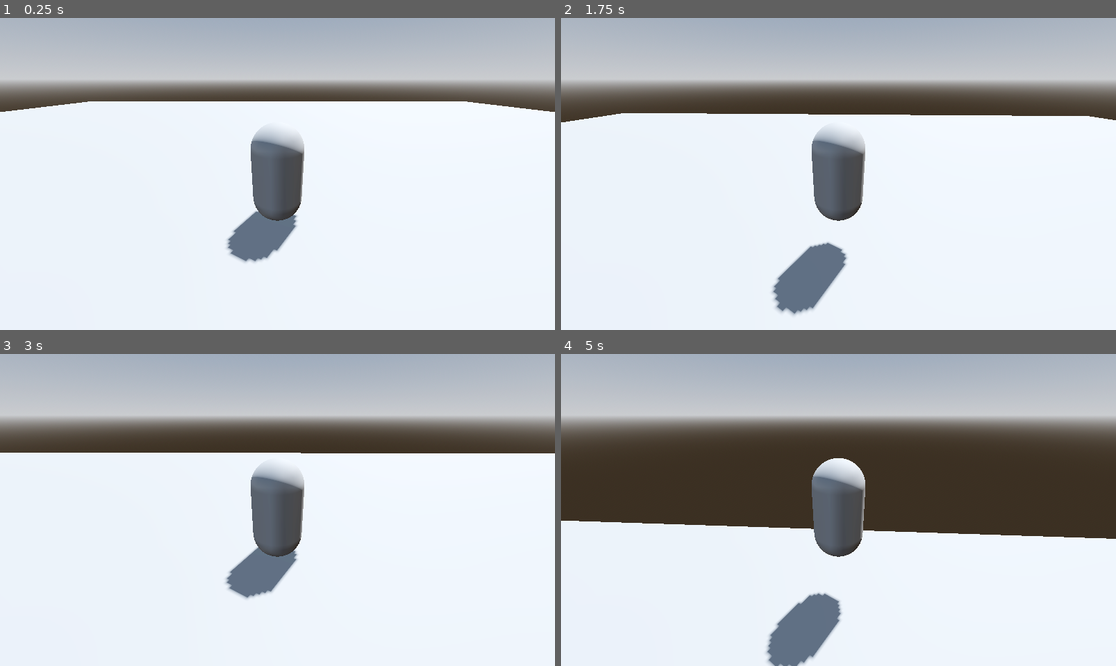
Above: before the commit, frames 1-4 (two rows, left to right).
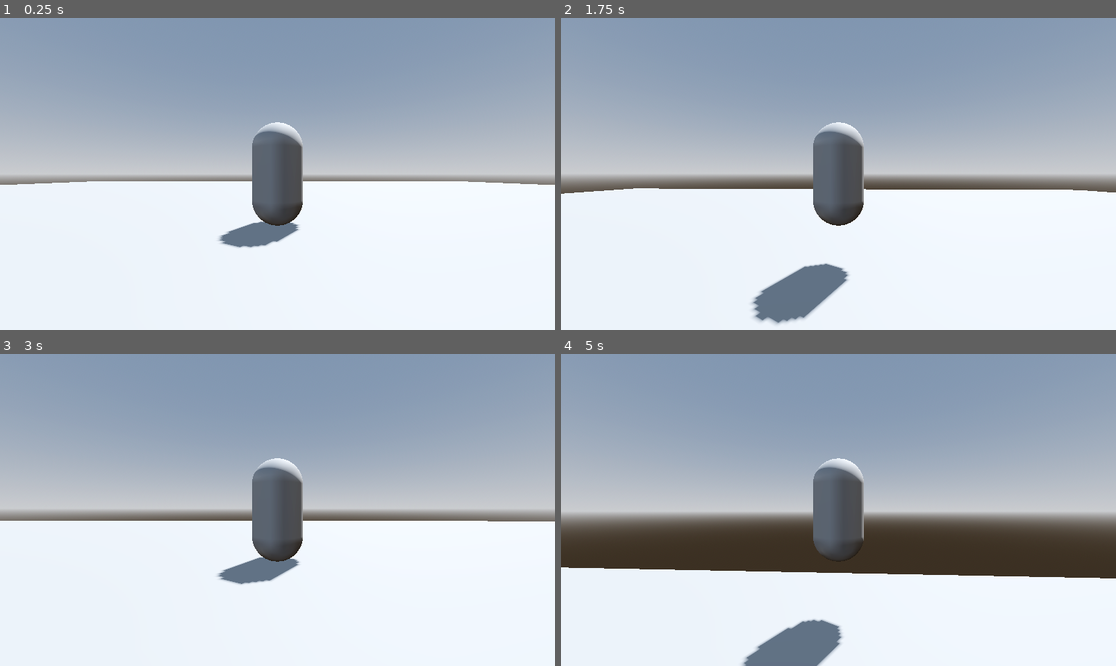
Above: after the commit, the same moments.

Repository: CafCat49/3d-rpg
Game: Godot game, scene res://Levels/level.tscn
Two runs of this game, one before a commit and one after it. Both use one fixed random seed, a clock stepped at 60 frames per second and the inputs below.
Inputs (mouse positions are in pixels of both pictures, inside the frame that each line leads up to):
- Up to frame 1 (0.25 s): no input
- Up to frame 2 (1.75 s): tap Enter (ui_accept) at 0.5, 0.77, 1.52 s; move the mouse to (866, 174) at 0.52 s; hold W (move_forward) from 0.53 s (still down); move the mouse to (810, 174) at 1.27 s
- Up to frame 3 (3 s): keep holding W (move_forward); move the mouse to (288, 503) at 2.02 s; move the mouse to (271, 516) at 2.77 s
- Up to frame 4 (5 s): keep holding W (move_forward); tap Enter (ui_accept) at 3.02, 3.77, 4.52 s; move the mouse to (877, 513) at 3.52 s; move the mouse to (794, 506) at 4.27 s

The runs differ from the first frame. In frame 1, 52% of the frame differs, in the area x 0-100%, y 0-79%; in frame 2, 55%; in frame 3, 53%; in frame 4, 68%, in the area x 0-100%, y 0-100%.

Commit message:
camera rotation madness

Diff:
--- a/Player/player.gd
+++ b/Player/player.gd
@@ -7,6 +7,11 @@
 var _look := Vector2.ZERO
 
 @export var mouse_sensitivity: float = 0.00075
+@export var min_boundary: float = -60
+@export var max_boundary: float = 10
+
+@onready var horizontal_pivot: Node3D = $HorizontalPivot
+@onready var vertical_pivot: Node3D = $HorizontalPivot/VerticalPivot
 
 func _ready() -> void:
 	Input.mouse_mode = Input.MOUSE_MODE_CAPTURED
@@ -41,8 +46,16 @@
 	if Input.mouse_mode == Input.MOUSE_MODE_CAPTURED:
 		if event is InputEventMouseMotion:
 			_look += -event.relative * mouse_sensitivity
-			print(_look)
 
 func frame_camera_rotation() -> void:
-	$SpringArm3D.rotate_y(_look.x)
+	horizontal_pivot.rotate_y(_look.x)
+	vertical_pivot.rotate_x(_look.y)
+
+	vertical_pivot.rotation.x = clampf(
+		vertical_pivot.rotation.x,
+		deg_to_rad(min_boundary),
+		deg_to_rad(max_boundary)
+		)
+
+	$SpringArm3D.global_transform = vertical_pivot.global_transform
 	_look = Vector2.ZERO
--- a/Player/player.tscn
+++ b/Player/player.tscn
@@ -23,3 +23,7 @@
 spring_length = 4.0
 
 [node name="Camera3D" type="Camera3D" parent="SpringArm3D"]
+
+[node name="HorizontalPivot" type="Node3D" parent="."]
+
+[node name="VerticalPivot" type="Node3D" parent="HorizontalPivot"]
